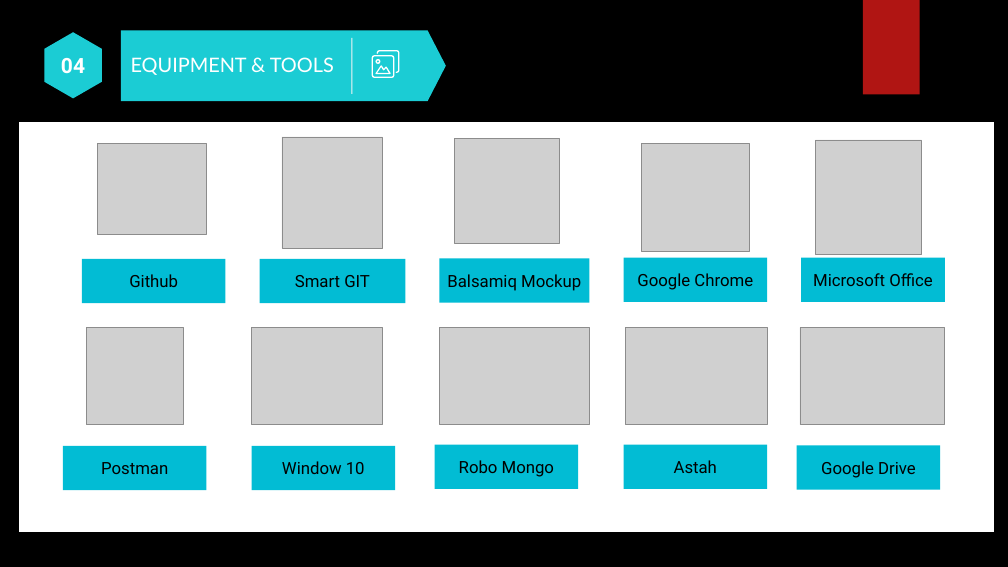
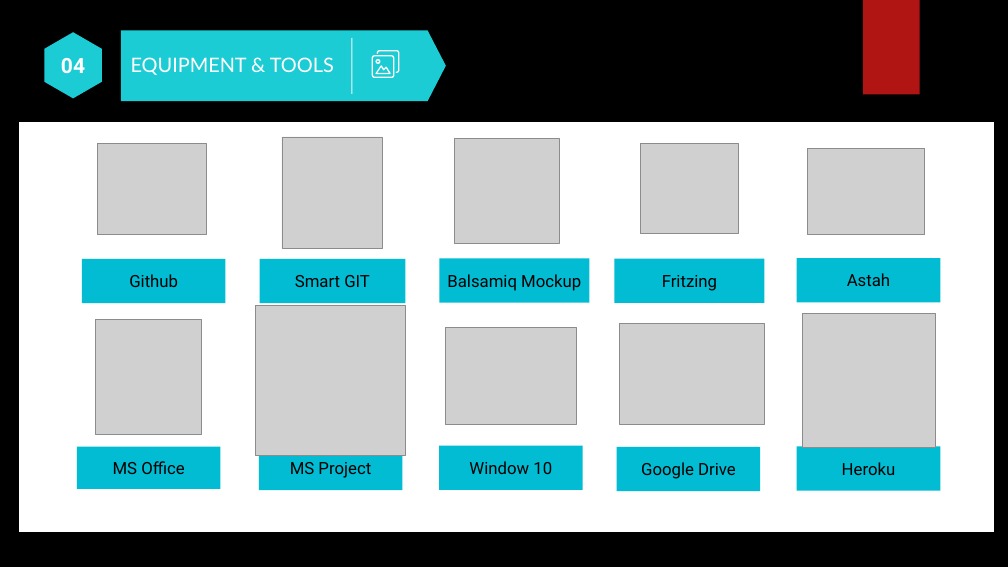
Before and after one commit to khangpqvn/Xanh-Hoa_Lac, a slide deck: slide 15 of Document/KhangPQ/Capstone.pptx. Drawn at 1008x567 pixels with LibreOffice and Linux fonts; fonts in the diff are those of the drawing; grey boxes stand for pictures; background and template pictures are left out. Boxes give left, top, right and bottom in pixels: in the first picture for what was removed or moved away, otherwise in the second. Text is boxed around its words. In the diff, an @@ line names an element or a change of style, - is before the commit and + after.

Commit message:
update

```diff
--- a/Document/KhangPQ/Capstone.pptx
+++ b/Document/KhangPQ/Capstone.pptx
@@ picture: place and size @@
-picture at bbox=[642, 144, 749, 251]
+picture at bbox=[641, 144, 739, 234]
@@ picture: place and size @@
-picture at bbox=[625, 327, 768, 424]
+picture at bbox=[808, 148, 926, 234]
@@ rectangle added at bbox=[615, 259, 765, 303], fill #02BCD4, 16 pt, text #000000 @@
+Fritzing
@@ rectangle removed at bbox=[624, 258, 768, 302] @@
-Google Chrome
@@ rectangle "Astah": place and size @@
-rectangle "Astah" at bbox=[624, 445, 768, 489]
+rectangle "Astah" at bbox=[797, 258, 941, 302]
@@ rectangle removed at bbox=[802, 258, 945, 302] @@
-Microsoft Office
@@ picture removed at bbox=[86, 327, 184, 425] @@
@@ picture: place and size @@
-picture at bbox=[816, 140, 922, 255]
+picture at bbox=[96, 319, 202, 434]
@@ picture added at bbox=[255, 306, 405, 455] @@
@@ picture removed at bbox=[439, 327, 589, 425] @@
@@ picture: place and size @@
-picture at bbox=[252, 327, 383, 425]
+picture at bbox=[445, 327, 576, 425]
@@ picture: place and size @@
-picture at bbox=[800, 327, 945, 424]
+picture at bbox=[620, 324, 765, 425]
@@ picture added at bbox=[802, 314, 936, 448] @@
@@ rectangle added at bbox=[77, 447, 221, 489], fill #02BCD4, 16 pt, text #000000 @@
+MS Office
@@ rectangle "MS Project": place and size @@
-rectangle "MS Project" at bbox=[63, 446, 206, 491]
+rectangle "MS Project" at bbox=[259, 446, 402, 491]
@@ rectangle removed at bbox=[435, 445, 578, 489] @@
-Robo Mongo
@@ rectangle "Window 10": place and size @@
-rectangle "Window 10" at bbox=[252, 446, 395, 491]
+rectangle "Window 10" at bbox=[439, 446, 583, 491]
@@ rectangle "Google Drive": place and size @@
-rectangle "Google Drive" at bbox=[797, 445, 941, 490]
+rectangle "Google Drive" at bbox=[617, 447, 761, 492]
@@ rectangle added at bbox=[797, 447, 941, 492], fill #02BCD4, 16 pt, text #000000 @@
+Heroku
@@ text in rectangle at bbox=[290, 462, 371, 478]: text changed @@
-Postman
+MS Project
```
Also in this commit, not shown: 1 other slide changed, 2 slides added, 1 slide removed.
